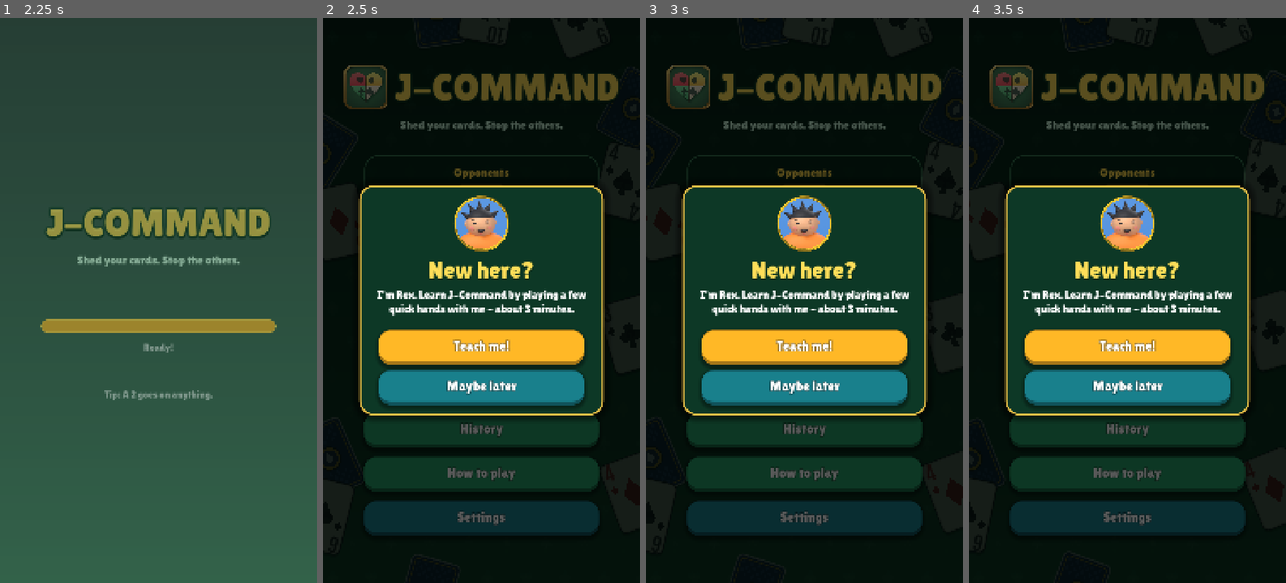
Above: before the commit, frames 1-4 (left to right).
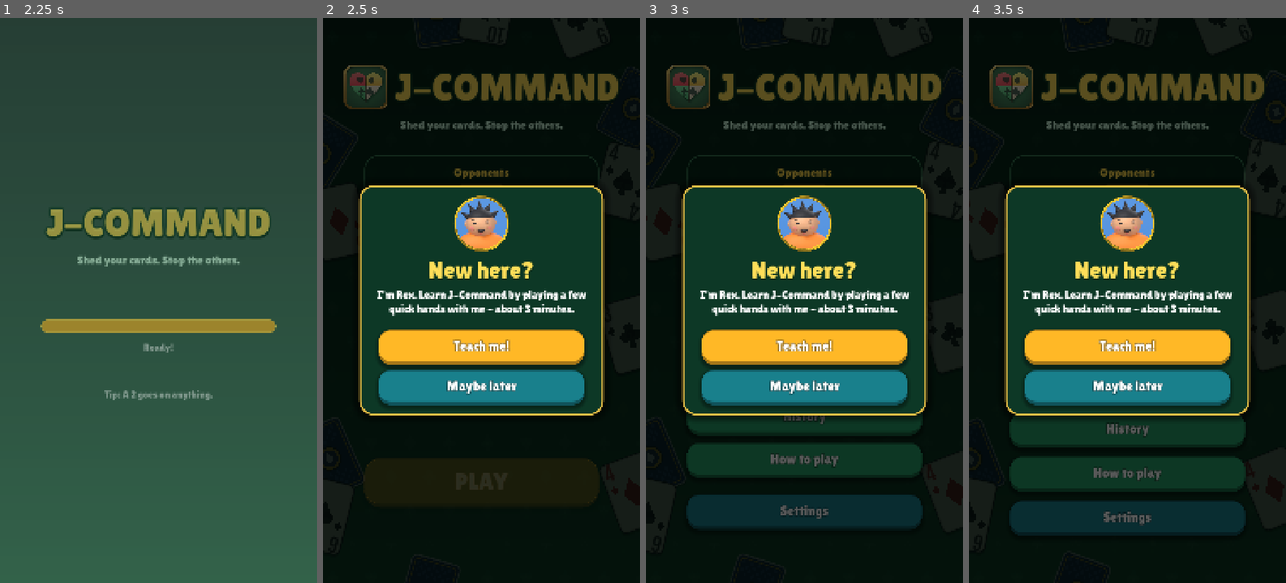
Above: after the commit, the same moments.

Repository: lambou/jcommand-cards-monorepo
Game: Godot game, scene res://scenes/main.tscn
The game is run twice, just before and just after one commit, with the same random seed, the same clock (stepped at 60 frames per second) and the same inputs.
Inputs (mouse positions are in pixels of both pictures, inside the frame that each line leads up to):
- Up to frame 1 (2.25 s): tap Enter at 0.5 s; move the mouse to (228, 272) at 0.52 s; hold Right 0.53-1.25 s; click (228, 272) at 0.67 s; tap Space at 0.77 s; drag from (95, 328) to (142, 413) at 1.27 s; move the mouse to (190, 176) at 2.02 s; hold Right from 2.03 s (still down); click (190, 176) at 2.17 s
- Up to frame 2 (2.5 s): keep holding Right
- Up to frame 3 (3 s): release Right at 2.75 s; click "Easy" at 2.75 s
- Up to frame 4 (3.5 s): no input

Frame 1 is identical in both runs. In frame 2, 11% of the frame differs, in the area x 12-88%, y 70-91%; in frame 3, 5.6%; in frame 4, nothing differs.

Commit message:
Menu: buttons pill up from the bottom one after another on opening
Resume/PLAY through Settings start just below the screen edge and rise into place,
staggered 0.08 s apart with a small overshoot and a quick fade-in. They ignore taps
until they land. The title and the options panel stay put.

Co-Authored-By: Claude Sonnet 5.5 <noreply@anthropic.com>

Diff:
--- a/apps/mobile/scripts/ui/menu.gd
+++ b/apps/mobile/scripts/ui/menu.gd
@@ -79,11 +79,33 @@
 		b.custom_minimum_size.x = UI.MENU_W
 		b.size_flags_horizontal = Control.SIZE_SHRINK_CENTER
 		box.add_child(b)
+		b.modulate.a = 0.0   # hidden until the entrance animation lifts it in
+	_pill_up.call_deferred(buttons)
 	# First launch only (debug runs and screenshots skip it): offer the tutorial once, never force it.
 	if Recorder.enabled and not Settings.tutorial_seen:
 		Settings.tutorial_seen = true
 		Settings.save()
 		_show_welcome.call_deferred()
+
+
+## Opening animation: the buttons (Resume/PLAY down to Settings) rise one after another from the
+## bottom of the screen and settle into place with a small overshoot. Waits a frame so the column
+## has laid them out, then tweens each from below the screen edge back to its resting position.
+func _pill_up(buttons: Array[Button]) -> void:
+	await get_tree().process_frame
+	var screen_h := get_viewport_rect().size.y
+	for i in buttons.size():
+		var b := buttons[i]
+		if not is_instance_valid(b):
+			continue
+		var rest := b.position.y
+		b.position.y = rest + screen_h - b.global_position.y + 40.0   # start just below the bottom edge
+		b.mouse_filter = Control.MOUSE_FILTER_IGNORE
+		var delay := 0.08 * i
+		var t := b.create_tween().set_parallel()
+		t.tween_property(b, "position:y", rest, 0.55).set_delay(delay).set_trans(Tween.TRANS_BACK).set_ease(Tween.EASE_OUT)
+		t.tween_property(b, "modulate:a", 1.0, 0.25).set_delay(delay)
+		t.chain().tween_callback(func(): b.mouse_filter = Control.MOUSE_FILTER_STOP)
 
 
 ## "How to play": learn by playing the tutorial chapters with Rex, or read the rules.
